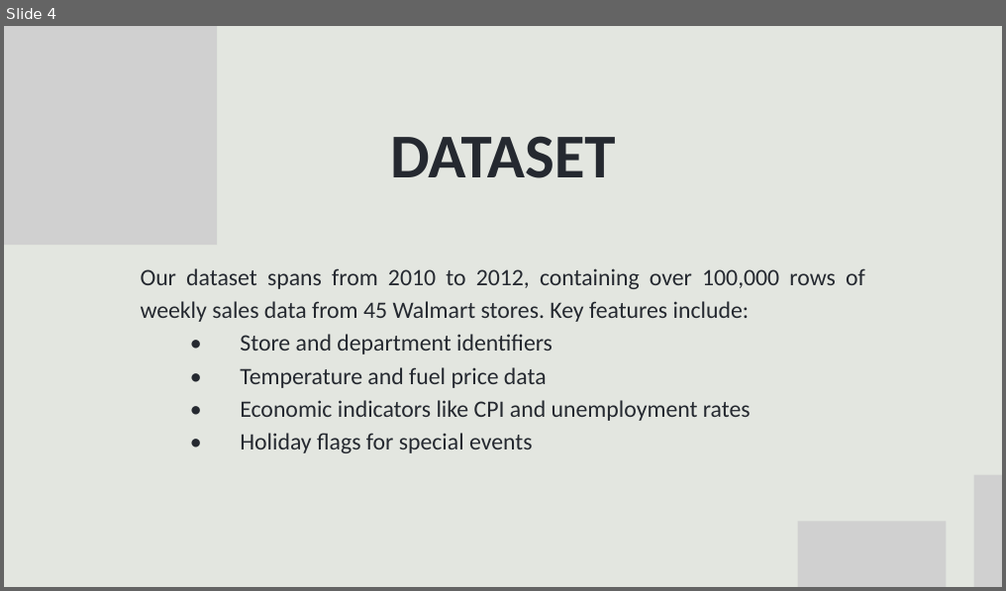
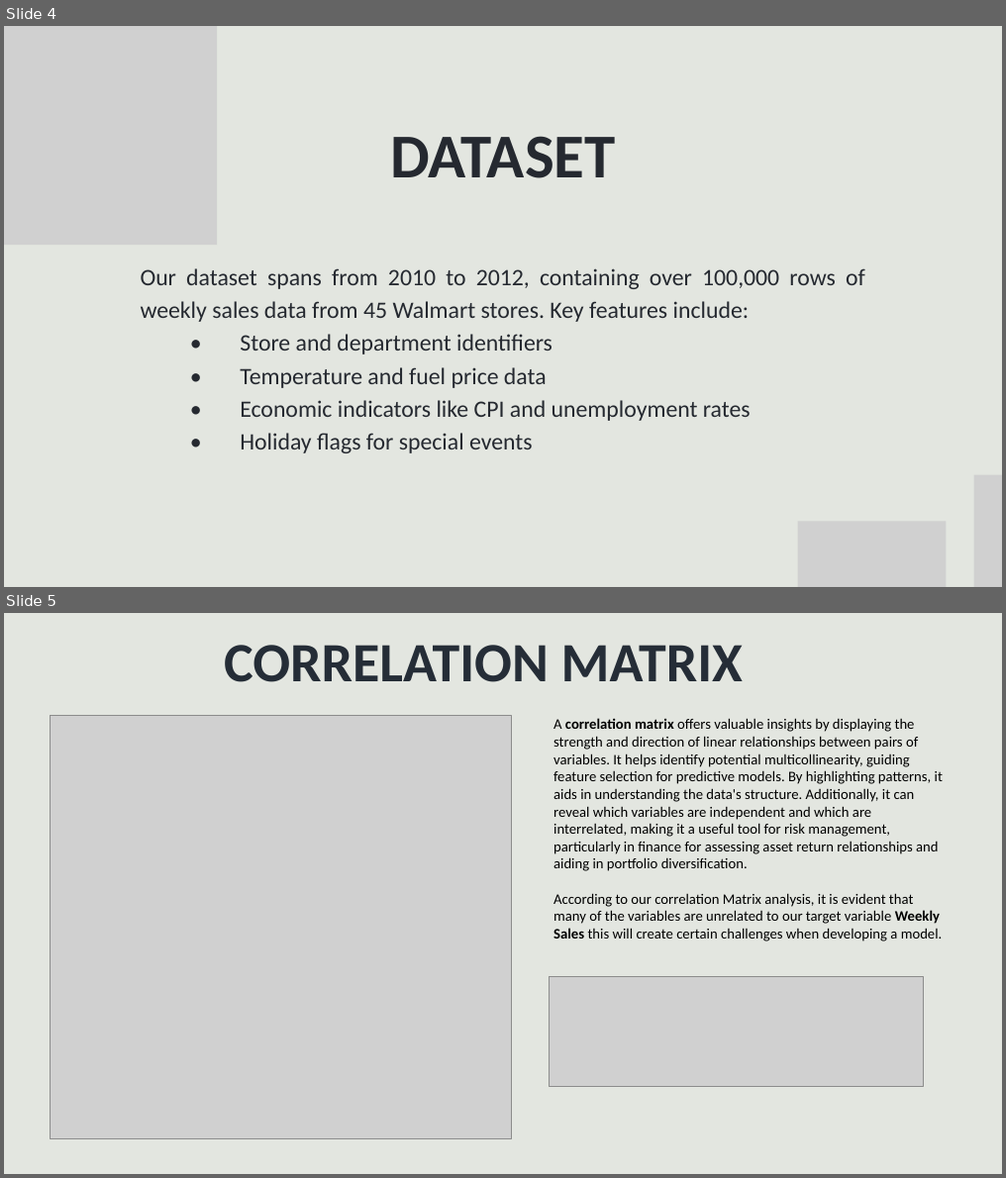
Before and after one commit to vikashsinha72/CPE_595_Team2_Project, a slide deck: Demand_Forecasting_to_Optimize_Supply_Chain_Management.pptx. Shown one above the other, each under a label of ours: slide 4 before the commit, slides 4 and 5 after it. The pictures are 1006x591 and 1006x1178 pixels, drawn with LibreOffice and Linux fonts; fonts in the diff are those of the drawing; grey boxes stand for pictures. Boxes give left, top, right and bottom in pixels: in the first picture for what was removed or moved away, otherwise in the second. Text is boxed around its words. In the diff, an @@ line names an element or a change of style, - is before the commit and + after.

```diff
--- a/Demand_Forecasting_to_Optimize_Supply_Chain_Management.pptx
+++ b/Demand_Forecasting_to_Optimize_Supply_Chain_Management.pptx
@@ slide 5 added at <box>4,613,1002,1174</box>, background #E3E6E0 @@
@@ text added at <box>224,645,743,682</box>, 80 pt, text #252D37, bold @@
+CORRELATION MATRIX
@@ picture added at <box>50,715,511,1139</box> @@
@@ text added at <box>553,718,943,942</box>, 21 pt, text #000000 @@
+A correlation matrix offers valuable insights by displaying the strength and direction of linear relationships between pairs of variables. It helps identify potential multicollinearity, guiding feature selection for predictive models. By highlighting patterns, it aids in understanding the data's structure. Additionally, it can reveal which variables are independent and which are interrelated, making it a useful tool for risk management, particularly in finance for assessing asset return relationships and aiding in portfolio diversification.
+According to our correlation Matrix analysis, it is evident that many of the variables are unrelated to our target variable Weekly Sales this will create certain challenges when developing a model.
@@ picture added at <box>548,976,923,1086</box> @@
```
Also in this commit, not shown: 1 other slide added.
